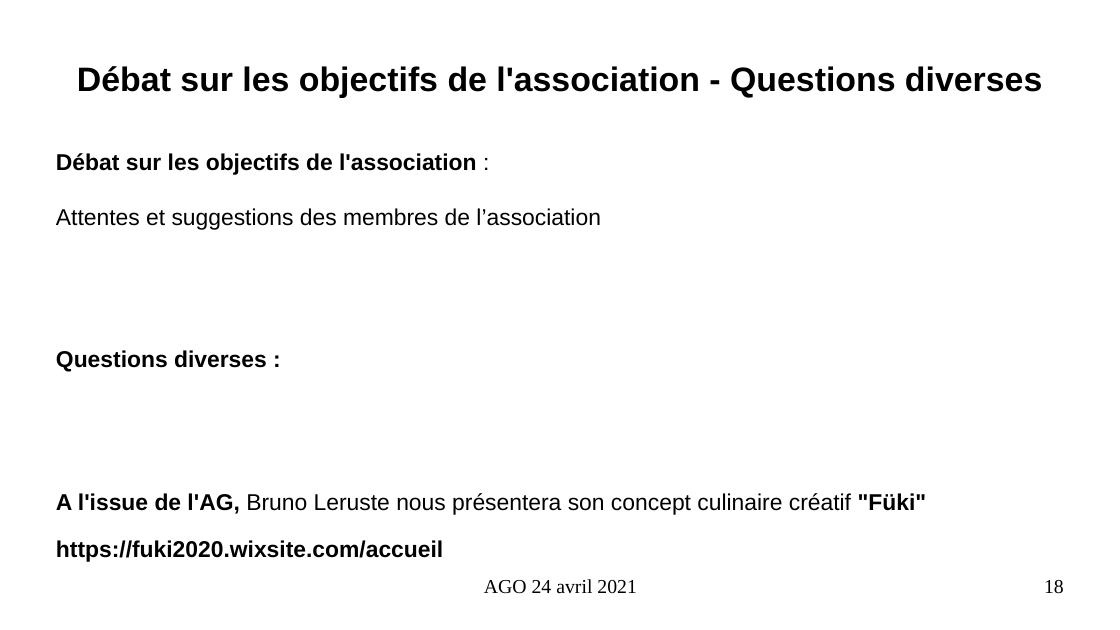
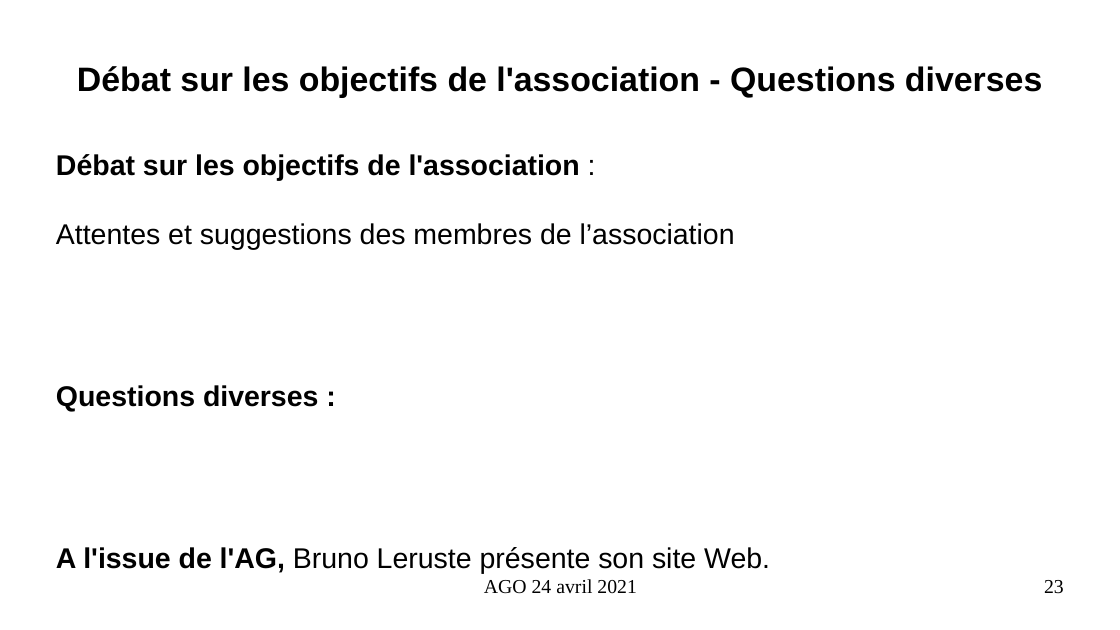
Before and after one commit to AIREL46/SCAO, a slide deck: slide 23 of association/2021/presentation-ago-24-avril-2021.odp (slide 18 before the commit). Drawn at 1120x630 pixels with LibreOffice and Linux fonts; fonts in the diff are those of the drawing. Boxes give left, top, right and bottom in pixels: in the first picture for what was removed or moved away, otherwise in the second. Text is boxed around its words. In the diff, an @@ line names an element or a change of style, - is before the commit and + after.

```diff
--- a/association/2021/presentation-ago-24-avril-2021.odp
+++ b/association/2021/presentation-ago-24-avril-2021.odp
@@ text at (x1=56, y1=154, x2=735, y2=412): size 16.2 to 20.1 pt in "Débat sur les objectifs de l'association :", "Attentes et suggestions des membres de l’association", "Questions diverses :" @@
@@ text at (x1=56, y1=547, x2=770, y2=574): text changed; size 16.2 to 20.1 pt; bold off @@
-A l'issue de l'AG, Bruno Leruste nous présentera son concept culinaire créatif "Füki"
-https://fuki2020.wixsite.com/accueil
+A l'issue de l'AG, Bruno Leruste présente son site Web.
@@ page number at (x1=1044, y1=580, x2=1064, y2=594): text changed @@
-18
+23
```
Also in this commit, not shown: 12 other slides changed, 5 slides added, 8 other files.
